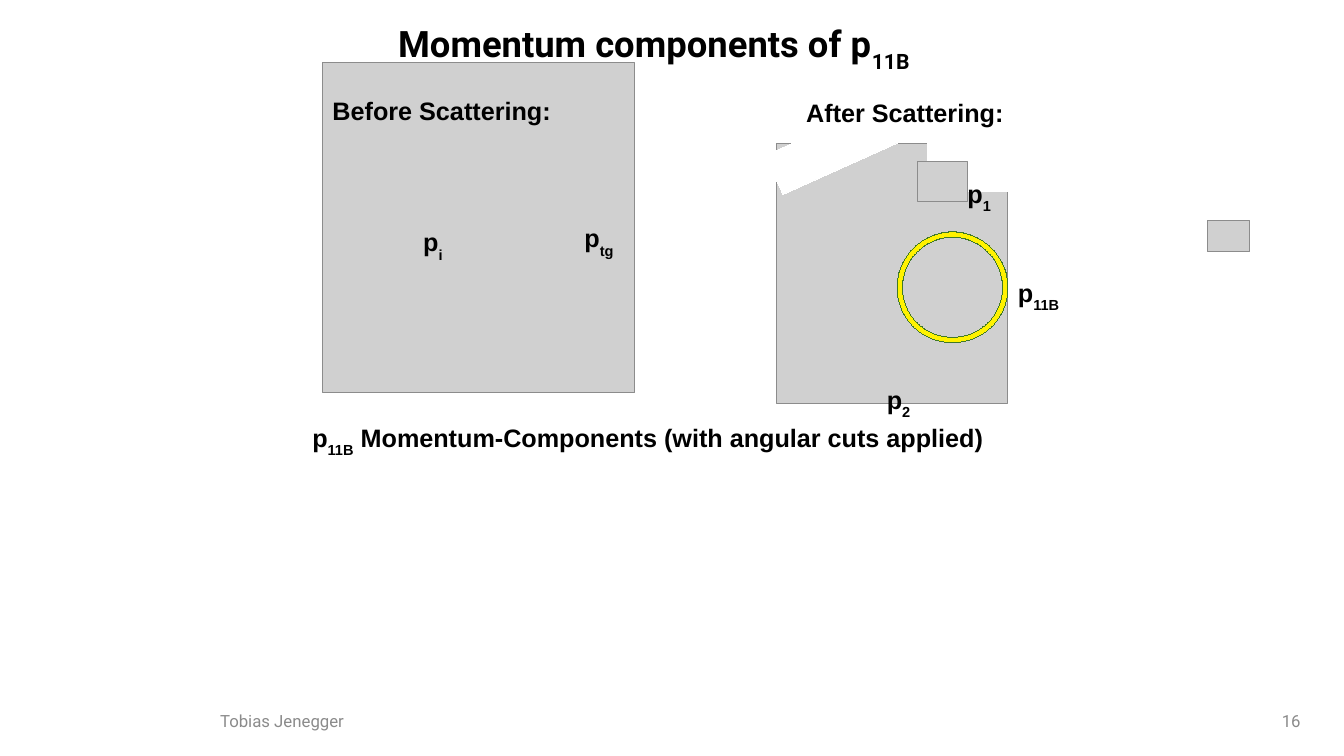
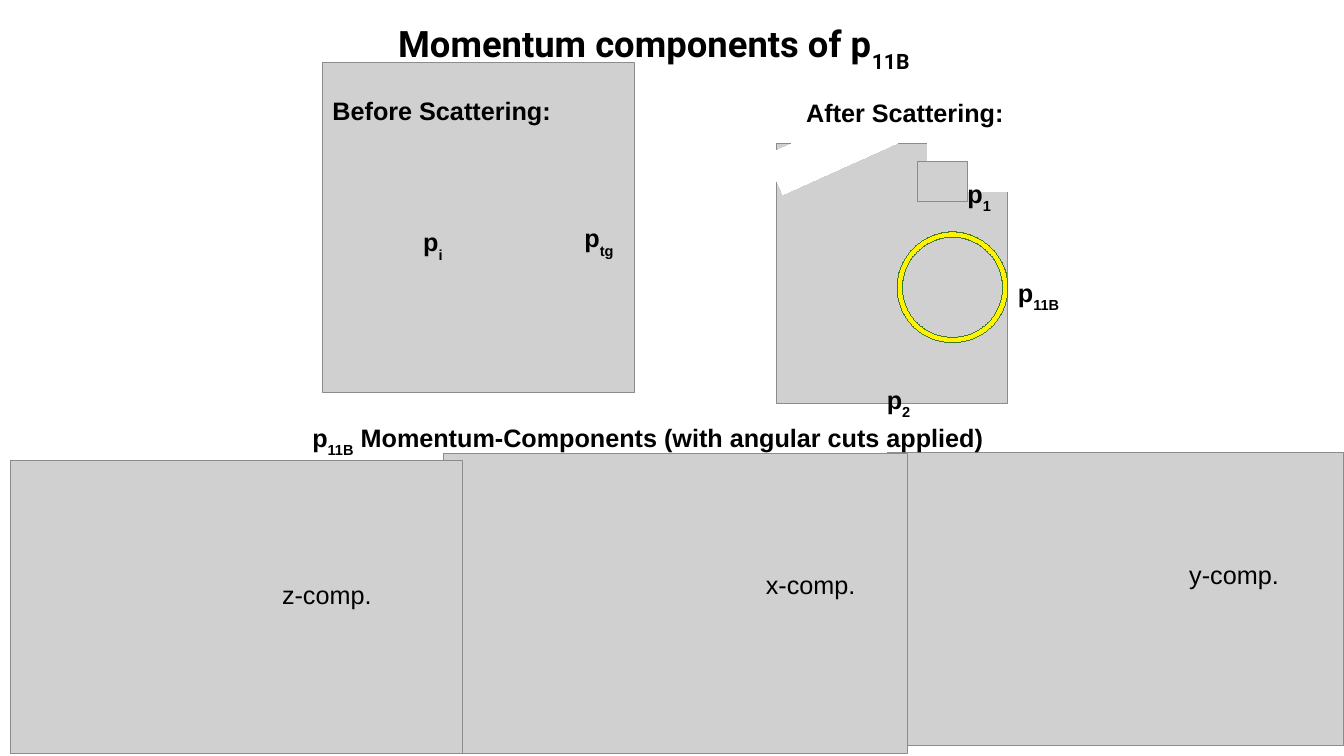
Before and after one commit to jenegger/2021_psi_pres, a slide deck: slide 16 of analysis.odp. Drawn at 1344x756 pixels with LibreOffice and Linux fonts; fonts in the diff are those of the drawing; grey boxes stand for pictures; background and template pictures are left out. Boxes give left, top, right and bottom in pixels: in the first picture for what was removed or moved away, otherwise in the second. Text is boxed around its words. In the diff, an @@ line names an element or a change of style, - is before the commit and + after.

```diff
--- a/analysis.odp
+++ b/analysis.odp
@@ picture added at (10, 461, 463, 753) @@
@@ picture added at (444, 454, 907, 753) @@
@@ picture: place and size @@
-picture at (1208, 220, 1250, 252)
+picture at (887, 452, 1344, 746)
@@ rectangle added at (0, 585, 262, 756), fill #FFFFFF, outline #FFFFFF 0 pt @@
@@ text added at (282, 590, 372, 610), 18 pt, text #000000 @@
+z-comp.
@@ text added at (766, 580, 856, 600), 18 pt, text #000000 @@
+x-comp.
@@ text added at (1189, 570, 1279, 590), 18 pt, text #000000 @@
+y-comp.
@@ text removed at (220, 714, 344, 731) @@
-Tobias Jenegger
@@ page number removed at (1282, 715, 1301, 727) @@
-16
```
Also in this commit, not shown: 3 other slides changed, 4 slides added, 2 slides removed, 3 other files.
